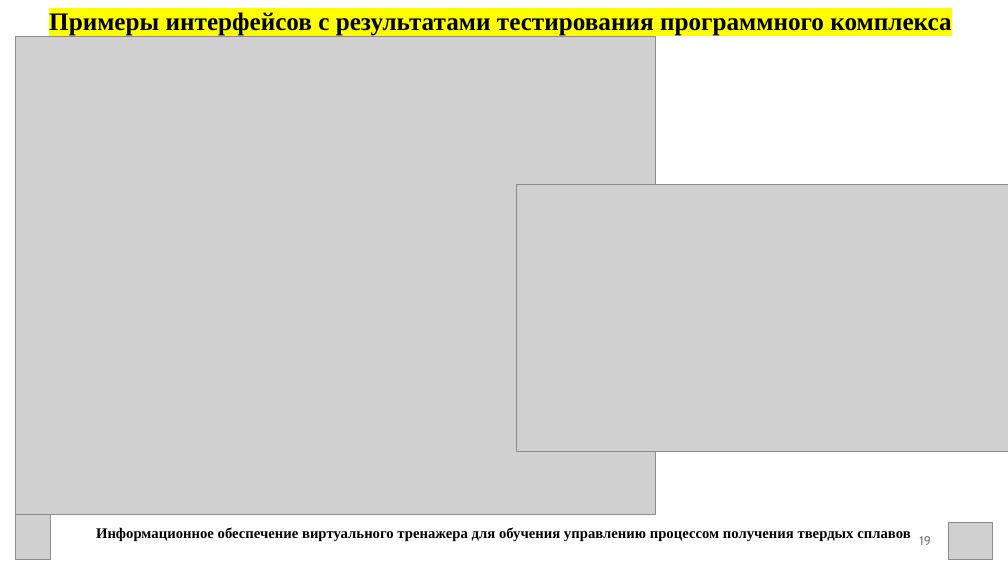
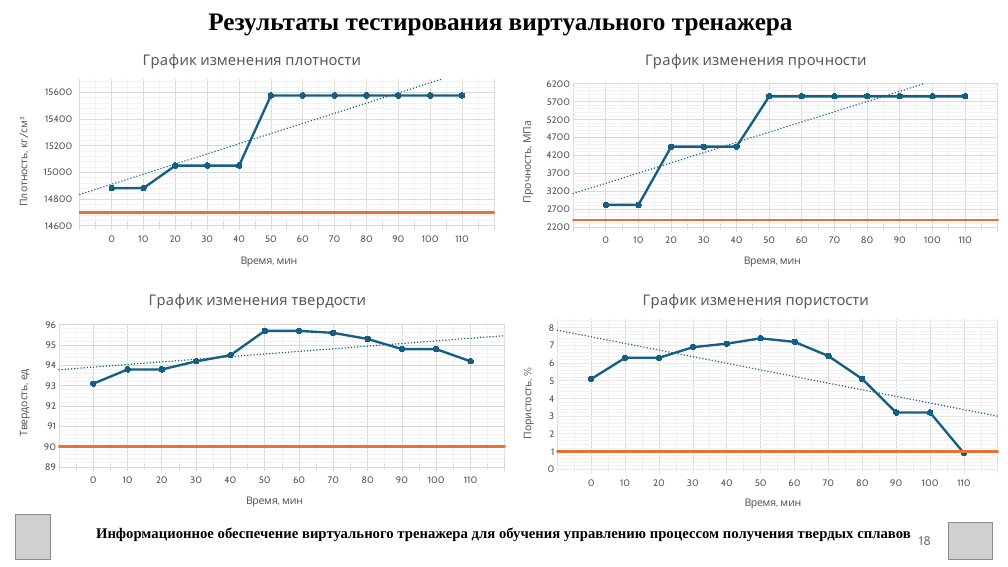
Before and after one commit to Alilya/TextDiplom, a slide deck: slide 18 of Диплом.pptx (slide 19 before the commit). Drawn at 1008x567 pixels with LibreOffice and Linux fonts; fonts in the diff are those of the drawing; grey boxes stand for pictures. Boxes give left, top, right and bottom in pixels: in the first picture for what was removed or moved away, otherwise in the second. Text is boxed around its words. In the diff, an @@ line names an element or a change of style, - is before the commit and + after.

Commit message:
Переделала графики в тестировании

```diff
--- a/Диплом.pptx
+++ b/Диплом.pptx
@@ title at bbox=[208, 13, 793, 36]: text changed @@
-Примеры интерфейсов с результатами тестирования программного комплекса
+Результаты тестирования виртуального тренажера
@@ line chart added at bbox=[0, 39, 504, 283] @@
+title "График изменения плотности "
+categories: , 0, 10, 20, 30, 40, 50, 60, 70, 80, 90, 100, 110, 
+Series 1: -, 14880, 14880, 15050, 15050, 15050, 15580, 15580, 15580, 15580, 15580, 15580, 15580, -
+Series 2: 14700, 14700, 14700, 14700, 14700, 14700, 14700, 14700, 14700, 14700, 14700, 14700, 14700, 14700
@@ picture removed at bbox=[15, 36, 656, 515] @@
@@ line chart added at bbox=[504, 39, 1008, 283] @@
+title "График изменения прочности "
+categories: , 0, 10, 20, 30, 40, 50, 60, 70, 80, 90, 100, 110, 
+Series 1: -, 2800, 2800, 4400, 4400, 4400, 5800, 5800, 5800, 5800, 5800, 5800, 5800, -
+Series 2: 2400, 2400, 2400, 2400, 2400, 2400, 2400, 2400, 2400, 2400, 2400, 2400, 2400, 2400
@@ picture removed at bbox=[516, 185, 1008, 451] @@
@@ line chart added at bbox=[0, 278, 515, 523] @@
+title "График изменения твердости "
+categories: , 0, 10, 20, 30, 40, 50, 60, 70, 80, 90, 100, 110, 
+Series 1: -, 93.1, 93.8, 93.8, 94.2, 94.5, 95.7, 95.7, 95.6, 95.3, 94.8, 94.8, 94.2, -
+Series 2: 90, 90, 90, 90, 90, 90, 90, 90, 90, 90, 90, 90, 90, 90
@@ line chart added at bbox=[504, 278, 1008, 525] @@
+title "График изменения пористости "
+categories: , 0, 10, 20, 30, 40, 50, 60, 70, 80, 90, 100, 110, 
+Series 1: -, 5.1, 6.3, 6.3, 6.9, 7.1, 7.4, 7.2, 6.4, 5.1, 3.2, 3.2, 0.9, -
+Series 2: 1, 1, 1, 1, 1, 1, 1, 1, 1, 1, 1, 1, 1, 1
@@ page number at bbox=[919, 536, 931, 545]: text changed @@
-19
+18
```
Also in this commit, not shown: 20 other slides changed, 2 slides removed, 20 other files.
